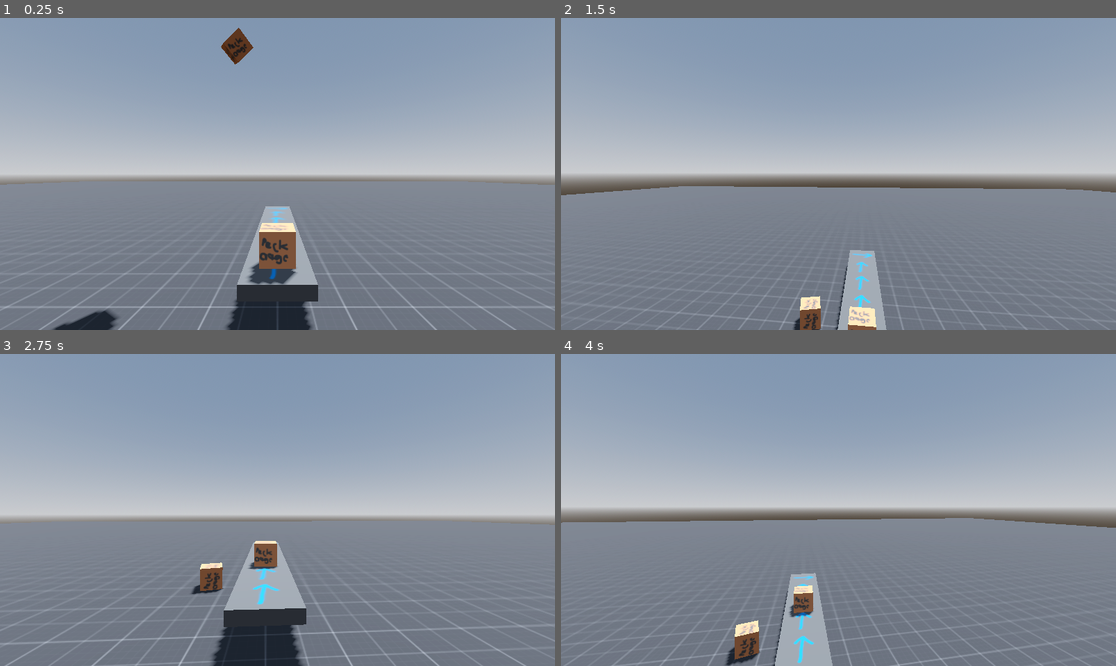
Above: before the commit, frames 1-4 (two rows, left to right).
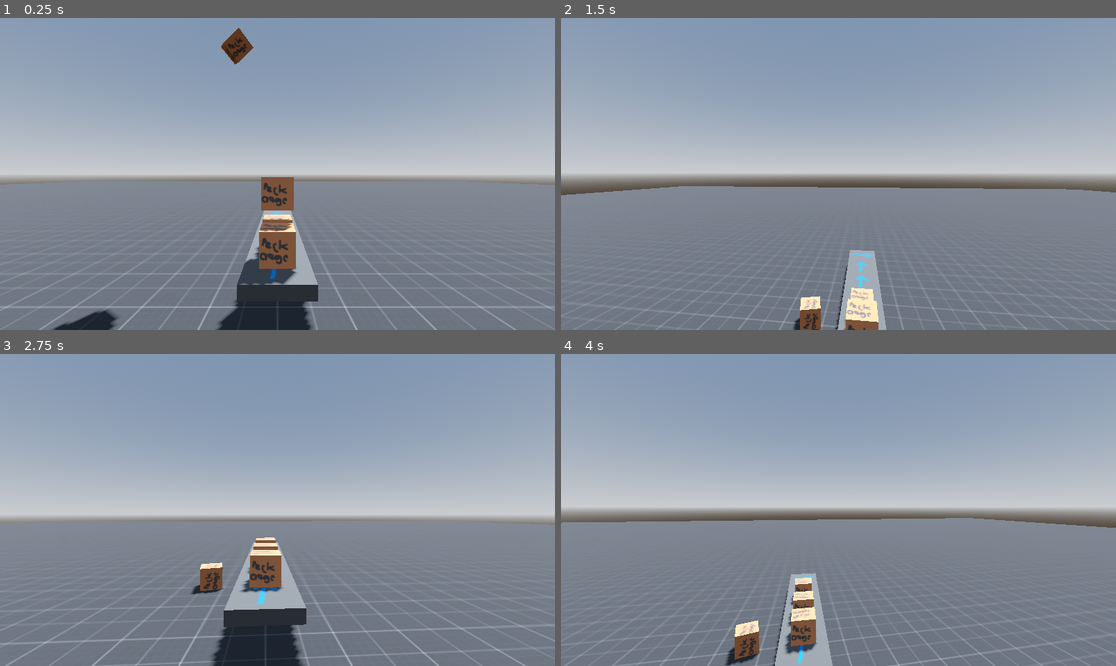
Above: after the commit, the same moments.

Repository: MrSeven3/The-Flavortown-Port
Game: Godot game, scene res://scenes/testing/testing_scene.tscn
Same seed, same stepped clock (60 frames per second), same inputs: the game is played once before the commit and once after it.
Inputs (mouse positions are in pixels of both pictures, inside the frame that each line leads up to):
- Up to frame 1 (0.25 s): no input
- Up to frame 2 (1.5 s): tap Enter at 0.5 s; move the mouse to (866, 174) at 0.52 s; hold Up from 0.53 s (still down); tap E at 0.6, 1.35 s; tap Space at 0.77 s; move the mouse to (810, 174) at 1.27 s
- Up to frame 3 (2.75 s): keep holding Up; tap Space at 1.52 s; move the mouse to (288, 503) at 2.02 s; tap Alt at 2.1 s; tap E at 2.3 s
- Up to frame 4 (4 s): keep holding Up; move the mouse to (832, 516) at 2.77 s; tap Shift at 2.85 s; tap Space at 3.02, 3.77 s; tap E at 3.05, 3.6 s; move the mouse to (877, 513) at 3.52 s

The runs differ from the first frame. In frame 1, 1.2% of the frame differs, in the area x 38-53%, y 51-100%; in frame 2, 0.5%; in frame 3, 0.8%; in frame 4, 1.0%.

Commit message:
picking up crates sort of works

Diff:
--- /dev/null
+++ b/resources/physicsMaterials/wooden_crate.tres
@@ -0,0 +1,3 @@
+[gd_resource type="PhysicsMaterial" format=3 uid="uid://cpn3y51mdyhkg"]
+
+[resource]
--- a/template/conveyors/straight_conveyor.tscn
+++ b/scenes/template/conveyors/straight_conveyor.tscn
@@ -1,6 +1,6 @@
 [gd_scene format=3 uid="uid://bdlvkwkxxalp1"]
 
-[ext_resource type="Script" uid="uid://b5ibofrvq8m3l" path="res://template/conveyors/straight_conveyor.gd" id="1_8i1ei"]
+[ext_resource type="Script" uid="uid://b5ibofrvq8m3l" path="res://scenes/template/conveyors/straight_conveyor.gd" id="1_8i1ei"]
 [ext_resource type="Texture2D" uid="uid://l444mjfnbone" path="res://resources/tempDevTextures/myBadDrawings/arrow.svg" id="2_svmat"]
 
 [sub_resource type="StandardMaterial3D" id="StandardMaterial3D_vibtb"]
--- a/template/player/player.gd
+++ b/scenes/template/player/player.gd
@@ -1,16 +1,34 @@
 extends CharacterBody3D
 
-const mouse_sensitivity = 0.002
+const mouse_sensitivity:float = 0.002
 const jump_vel:float = 6.5
 
-const regular_speed = 3.5
-const sprint_speed = 5.5
+const regular_speed:float = 3.5
+const sprint_speed:float = 5.5
 var speed:float
 
 var should_jump:bool = false #means the player will jump on the next physics tick
+var object_held := false
+var held_object:Node3D
 
 func _ready() -> void:
 	Input.mouse_mode = Input.MOUSE_MODE_CAPTURED
+
+func pickup_object() -> void:
+	var object = $CameraAnchor/PickupRay.get_collider()
+	if object and object.get_meta("pickupable",false):
+		object_held = true
+		object.set_collision_mask_value(1,false)
+		object.set_collision_layer_value(1,false)
+		held_object = object
+
+func drop_object() -> void:
+	if object_held and held_object:
+		object_held = false
+		held_object.set_collision_mask_value(1,true)
+		held_object.set_collision_layer_value(1,true)
+		held_object = null
+
 
 func _input(event): #called on inputs(mouse movements and keypressed)
 	if event is InputEventMouseMotion and Input.mouse_mode == Input.MOUSE_MODE_CAPTURED: #moves the camera
@@ -21,8 +39,19 @@
 	elif event is InputEventKey:
 		if event.keycode == KEY_SPACE and not event.is_released() and is_on_floor():
 			should_jump = true
+		elif event.keycode == KEY_E and not event.is_released() and not event.is_echo():
+			#object pick up and drop logic
+			if not object_held:
+				pickup_object()
+			else:
+				drop_object()
+
 
 func _physics_process(delta: float) -> void:
+	if object_held and held_object:
+		held_object.position = $CameraAnchor/ObjectHeldMarker.global_position
+		held_object.rotation = $CameraAnchor/ObjectHeldMarker.global_rotation
+
 	velocity.x = 0
 	velocity.z = 0
 
--- a/template/player/player.tscn
+++ b/scenes/template/player/player.tscn
@@ -1,6 +1,6 @@
 [gd_scene format=3 uid="uid://b05hwpo0tihmx"]
 
-[ext_resource type="Script" uid="uid://d0n815in7tycy" path="res://template/player/player.gd" id="1_gu5g1"]
+[ext_resource type="Script" uid="uid://d0n815in7tycy" path="res://scenes/template/player/player.gd" id="1_gu5g1"]
 
 [sub_resource type="CapsuleMesh" id="CapsuleMesh_ybod8"]
 
@@ -25,3 +25,6 @@
 
 [node name="PickupRay" type="RayCast3D" parent="CameraAnchor" unique_id=410467294]
 target_position = Vector3(0, 0, -2.5)
+
+[node name="ObjectHeldMarker" type="Marker3D" parent="CameraAnchor" unique_id=957290360]
+transform = Transform3D(1, 0, 0, 0, 1, 0, 0, 0, 1, 0.3331061, -0.16313052, -1)
--- a/template/shippingCrate/shipping_crate.tscn
+++ b/scenes/template/shippingCrate/shipping_crate.tscn
@@ -1,6 +1,7 @@
 [gd_scene format=3 uid="uid://isauhwy4dnm0"]
 
-[ext_resource type="Script" uid="uid://bjfgkfw3s3y22" path="res://template/shippingCrate/shipping_crate.gd" id="1_exq4a"]
+[ext_resource type="PhysicsMaterial" uid="uid://cpn3y51mdyhkg" path="res://resources/physicsMaterials/wooden_crate.tres" id="1_eomy4"]
+[ext_resource type="Script" uid="uid://bjfgkfw3s3y22" path="res://scenes/template/shippingCrate/shipping_crate.gd" id="1_exq4a"]
 [ext_resource type="Texture2D" uid="uid://bsu8mec7kdo7t" path="res://resources/tempDevTextures/myBadDrawings/package.svg" id="2_exq4a"]
 
 [sub_resource type="BoxShape3D" id="BoxShape3D_omyxl"]
@@ -20,7 +21,9 @@
 size = Vector3(0.5, 0.5, 0.5)
 
 [node name="ShippingCrate" type="RigidBody3D" unique_id=783893628]
+physics_material_override = ExtResource("1_eomy4")
 script = ExtResource("1_exq4a")
+metadata/pickupable = true
 
 [node name="CollisionShape3D" type="CollisionShape3D" parent="." unique_id=694688263]
 shape = SubResource("BoxShape3D_omyxl")
--- a/scenes/testing/testing_scene.tscn
+++ b/scenes/testing/testing_scene.tscn
@@ -1,9 +1,9 @@
 [gd_scene format=3 uid="uid://bfdu2na0cy6hd"]
 
 [ext_resource type="Material" uid="uid://doy24o71muc6a" path="res://resources/themes/grey_dev_grid.tres" id="1_g2foc"]
-[ext_resource type="PackedScene" uid="uid://isauhwy4dnm0" path="res://template/shippingCrate/shipping_crate.tscn" id="2_g2foc"]
-[ext_resource type="PackedScene" uid="uid://bdlvkwkxxalp1" path="res://template/conveyors/straight_conveyor.tscn" id="3_ix85o"]
-[ext_resource type="PackedScene" uid="uid://b05hwpo0tihmx" path="res://template/player/player.tscn" id="4_kiqwp"]
+[ext_resource type="PackedScene" uid="uid://isauhwy4dnm0" path="res://scenes/template/shippingCrate/shipping_crate.tscn" id="2_g2foc"]
+[ext_resource type="PackedScene" uid="uid://bdlvkwkxxalp1" path="res://scenes/template/conveyors/straight_conveyor.tscn" id="3_ix85o"]
+[ext_resource type="PackedScene" uid="uid://b05hwpo0tihmx" path="res://scenes/template/player/player.tscn" id="4_kiqwp"]
 
 [sub_resource type="ProceduralSkyMaterial" id="ProceduralSkyMaterial_ix85o"]
 sky_horizon_color = Color(0.66224277, 0.6717428, 0.6867428, 1)
@@ -51,6 +51,12 @@
 [node name="ShippingCrate2" parent="." unique_id=783893628 instance=ExtResource("2_g2foc")]
 transform = Transform3D(1, 0, 0, 0, 1, 0, 0, 0, 1, 0, 2, 0)
 
+[node name="ShippingCrate3" parent="." unique_id=1262392659 instance=ExtResource("2_g2foc")]
+transform = Transform3D(1, 0, 0, 0, 1, 0, 0, 0, 1, 0, 2, -0.7020681)
+
+[node name="ShippingCrate4" parent="." unique_id=173734274 instance=ExtResource("2_g2foc")]
+transform = Transform3D(1, 0, 0, 0, 1, 0, 0, 0, 1, 0, 2.7316952, -0.33524314)
+
 [node name="StraightConveyor" parent="." unique_id=1466916600 instance=ExtResource("3_ix85o")]
 transform = Transform3D(1, 0, 0, 0, 1, 0, 0, 0, 1, 0, 1, 0)
 
--- a/script_templates/CharacterBody3D/physics_object.gd
+++ /dev/null
@@ -1,32 +0,0 @@
-extends CharacterBody3D
-var velocity := Vector3.ZERO
-var belt_velocity:Vector3 = Vector3.ZERO
-var is_on_belt:bool = false
-
-@export var bounce:float = 0.3
-
-func apply_speed(speed:Vector3) -> void: #called by conveyor belts
-	belt_velocity = speed
-
-func _physics_process(delta: float) -> void:
-	velocity += get_gravity() * delta #Apply gravity
-
-	if is_on_belt:
-		#these 3 lines are AI, because vectors suck and im sorry
-		# Override the velocity in the direction of the belt velocity
-		var belt_motion = belt_velocity.normalized() * belt_velocity.length()
-		var current_motion = velocity.project(belt_velocity.normalized())
-
-		# Update velocity only along the belt direction, preserving other motion
-		velocity += belt_motion - current_motion
-
-	var impact = move_and_collide(velocity*delta) #Built in function to have nice movement, velocity, and collision
-
-	if impact != null:
-		var impact_normal = impact.get_normal()
-
-		velocity = velocity.bounce(impact_normal)
-		velocity *= bounce
-
-		impact = null
-		impact = move_and_collide(velocity*delta)
--- a/script_templates/RigidBody3D/physics_object.gd
+++ b/script_templates/RigidBody3D/physics_object.gd
@@ -3,23 +3,39 @@
 var belt_velocity:Vector3 = Vector3.ZERO
 var is_on_belt:bool = false
 
+var conveyor_force := Vector3(3,3,3)
+var conveyor_dir := Vector3.ZERO
+
 @export var bounce:float = 0.3
 
-func apply_speed(speed:Vector3) -> void: #called by conveyor belts
-	belt_velocity = speed
+func apply_dir(dir:Vector3) -> void: #called by conveyor belts
+	conveyor_dir += dir
+	Utils.log(self,str(conveyor_dir))
 
 func _physics_process(delta: float) -> void:
 	velocity += get_gravity() * delta #Apply gravity
 
 	if is_on_belt:
+		#alt solution is to keep a list of directions, average them to get final direction and then project if this doesn't work.
+		belt_velocity = conveyor_force * (conveyor_dir)
+
 		#these 3 lines are AI, because vectors suck and im sorry
 		# Override the velocity in the direction of the belt velocity
-		var belt_motion = belt_velocity.normalized() * belt_velocity.length()
+		var belt_motion = belt_velocity.normalized()# * belt_velocity.length()
 		var current_motion = velocity.project(belt_velocity.normalized())
 
+		#me again for this if statemetn
+		if is_nan(current_motion.x) or is_nan(current_motion.y) or is_nan(current_motion.z):# and typeof(current_motion) == TYPE_FLOAT:
+			breakpoint
+
+
+		#ai again for this line
 		# Update velocity only along the belt direction, preserving other motion
 		velocity += belt_motion - current_motion
 
+
+	#print(str(is_on_belt))
+	#print(str(velocity))
 	var impact = move_and_collide(velocity*delta) #Built in function to have nice movement, velocity, and collision
 
 	if impact != null:
Renamed: template/conveyors/straight_conveyor.gd -> scenes/template/conveyors/straight_conveyor.gd
Renamed: template/conveyors/straight_conveyor.gd.uid -> scenes/template/conveyors/straight_conveyor.gd.uid
Renamed: template/player/player.gd.uid -> scenes/template/player/player.gd.uid
Renamed: template/shippingCrate/shipping_crate.gd -> scenes/template/shippingCrate/shipping_crate.gd
Renamed: template/shippingCrate/shipping_crate.gd.uid -> scenes/template/shippingCrate/shipping_crate.gd.uid
Not shown, removed: script_templates/CharacterBody3D/physics_object.gd.uid
